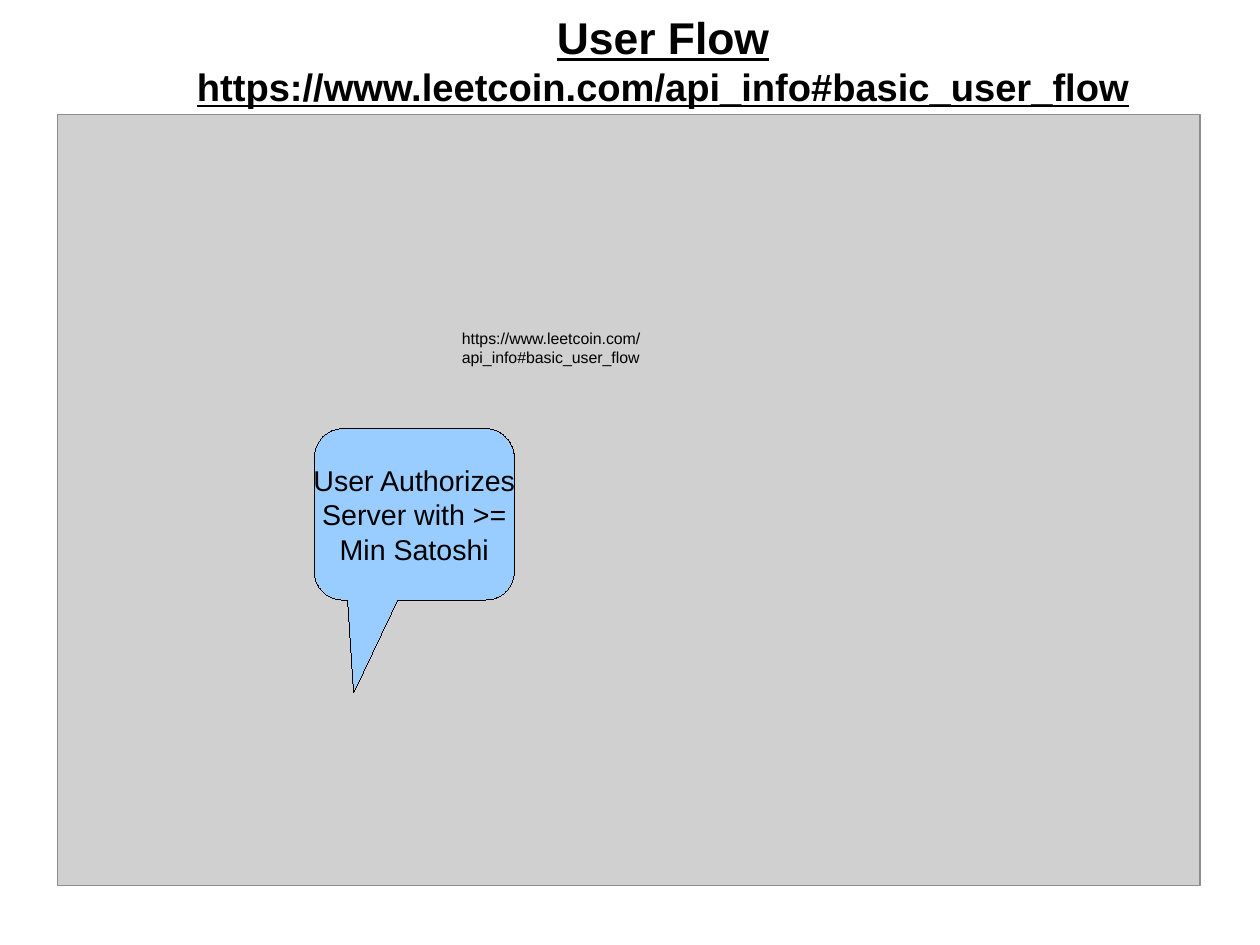
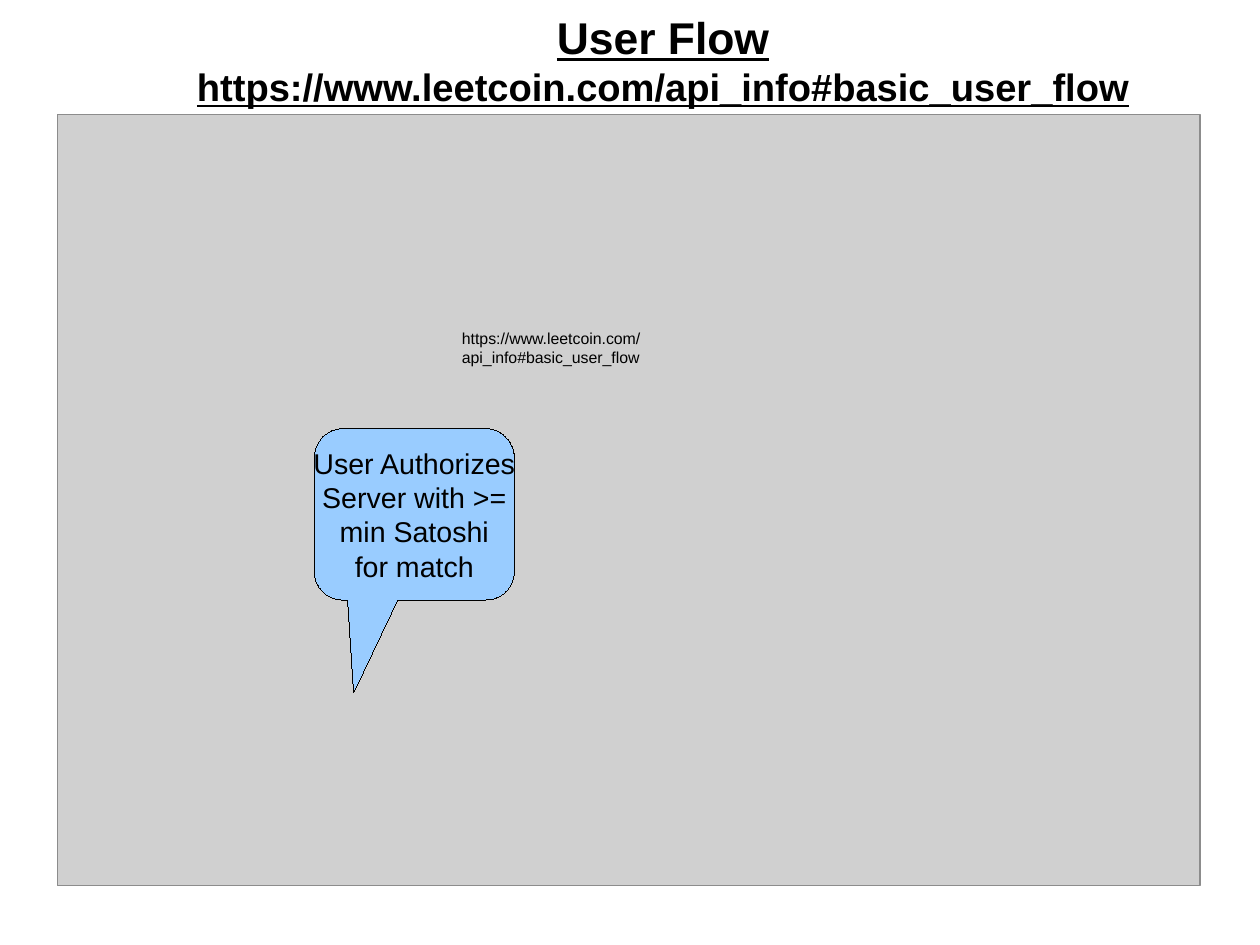
Before and after one commit to porkchop/leetcoin-api-slides, a slide deck: slide 4 of leetcoin-api.odp. Drawn at 1260x945 pixels with LibreOffice and Linux fonts; fonts in the diff are those of the drawing; grey boxes stand for pictures. Boxes give left, top, right and bottom in pixels: in the first picture for what was removed or moved away, otherwise in the second. Text is boxed around its words. In the diff, an @@ line names an element or a change of style, - is before the commit and + after.

```diff
--- a/leetcoin-api.odp
+++ b/leetcoin-api.odp
@@ text in rounded speech box at box(340, 521, 489, 578): text changed @@
-Min Satoshi
+min Satoshi
+for match
```
Also in this commit, not shown: 3 other slides changed.
